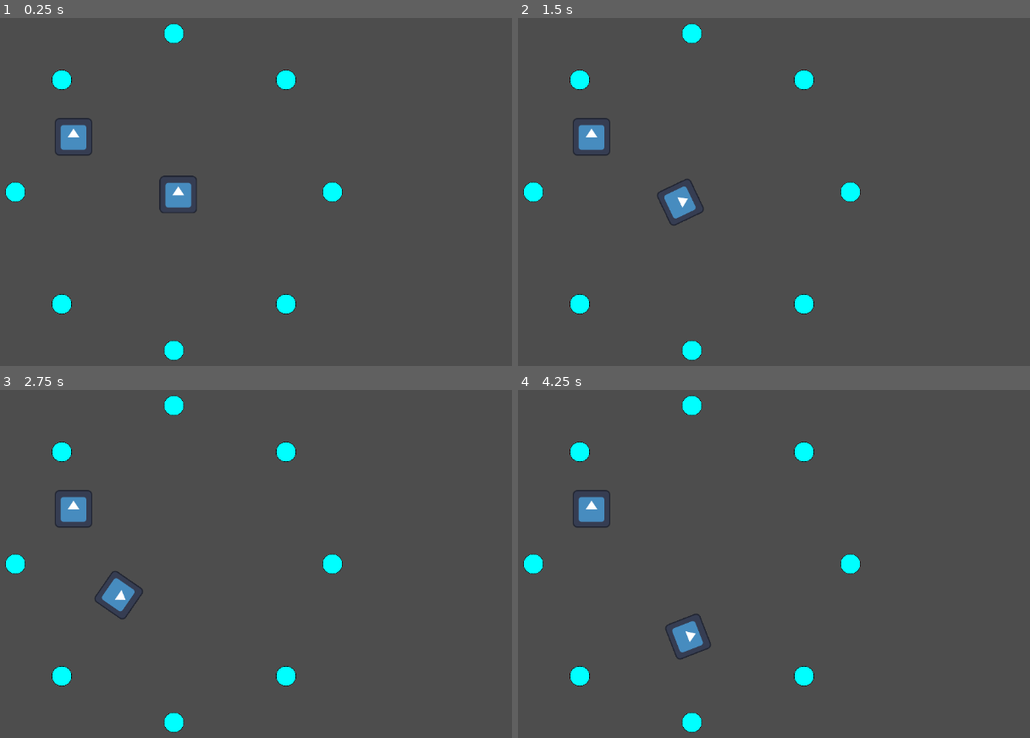
Above: before the commit, frames 1-4 (two rows, left to right).
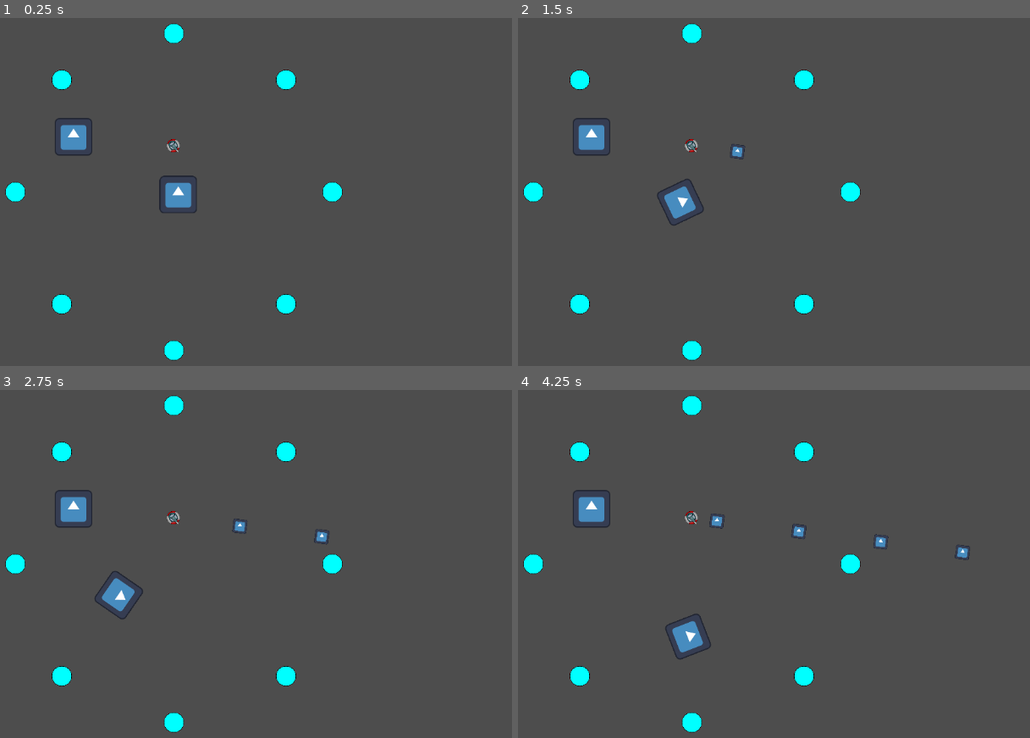
Above: after the commit, the same moments.

Repository: DarkerQueenSara/wave-defense
Game: Godot game, scene res://scenes/main_scene.tscn
Two runs of this game, one before a commit and one after it. Both use one fixed random seed, a clock stepped at 60 frames per second and the inputs below. The engine's default icon, where the game draws it, is replaced by a stand-in: a white triangle on a blue panel in a dark square.
Inputs:
- Up to frame 1 (0.25 s): no input
- Up to frame 2 (1.5 s): tap Enter at 0.5 s; hold Right (right) 0.53-1.28 s; tap X (towerMagnet) at 0.6 s; tap Z (towerNormal) at 0.8, 1.35 s; hold Down (down) from 1.28 s (still down)
- Up to frame 3 (2.75 s): tap C (towerRepel) at 1.55, 2.1 s; release Down (down) at 2.03 s; hold Right (right) from 2.03 s (still down); tap X (towerMagnet) at 2.3 s
- Up to frame 4 (4.25 s): release Right (right) at 2.78 s; hold Up (up) 2.78-3.53 s; tap X (towerMagnet) at 2.85 s; tap Z (towerNormal) at 3.05, 3.6 s; hold A (left) from 3.53 s (still down); tap C (towerRepel) at 3.8 s

The runs differ from the first frame. In frame 1, less than 0.1% of the frame differs, in the area x 32-36%, y 34-39%; in frame 2, 0.1%; in frame 3, 0.2%; in frame 4, 0.4%, in the area x 32-89%, y 34-49%.

Commit message:
fixed bug in bullet

Diff:
--- a/project.godot
+++ b/project.godot
@@ -24,6 +24,7 @@
 resource=""
 player=""
 tower=""
+enemies=""
 
 [input]
 
--- a/scenes/bullet.tscn
+++ b/scenes/bullet.tscn
@@ -1,16 +1,19 @@
-[gd_scene load_steps=3 format=3 uid="uid://cpsyannjrr76s"]
+[gd_scene load_steps=4 format=3 uid="uid://cpsyannjrr76s"]
 
 [ext_resource type="Script" path="res://scripts/bullet.gd" id="1_7w8gn"]
+[ext_resource type="Texture2D" uid="uid://dpwdebvfesywv" path="res://icon.svg" id="2_2vkci"]
 
 [sub_resource type="CircleShape2D" id="CircleShape2D_ynf11"]
+radius = 176.284
 
 [node name="Bullet" type="Area2D"]
 script = ExtResource("1_7w8gn")
+
+[node name="Sprite2D" type="Sprite2D" parent="."]
+texture = ExtResource("2_2vkci")
 
 [node name="CollisionShape2D" type="CollisionShape2D" parent="."]
 scale = Vector2(0.5, 0.5)
 shape = SubResource("CircleShape2D_ynf11")
 
-[node name="Sprite2D" type="Sprite2D" parent="."]
-
 [connection signal="body_entered" from="." to="." method="_on_body_entered"]
--- a/scenes/dummy_enemy.tscn
+++ b/scenes/dummy_enemy.tscn
@@ -15,7 +15,7 @@
 scale = Vector2(0.1, 0.1)
 texture = ExtResource("1_7q7wg")
 
-[node name="RigidBody2D" type="RigidBody2D" parent="."]
+[node name="RigidBody2D" type="RigidBody2D" parent="." groups=["enemies"]]
 
 [node name="CollisionShape2D" type="CollisionShape2D" parent="RigidBody2D"]
 scale = Vector2(3.5, 3.5)
--- a/scenes/fast_enemy.tscn
+++ b/scenes/fast_enemy.tscn
@@ -5,3 +5,7 @@
 [node name="FastEnemy" instance=ExtResource("1_k15jd")]
 enemySpeed = 30.0
 enemyDamage = 2
+enemyHealth = 1
+
+[node name="RigidBody2D" parent="." index="1"]
+gravity_scale = 0.0
--- a/scenes/magnet.tscn
+++ b/scenes/magnet.tscn
@@ -1,7 +1,11 @@
-[gd_scene load_steps=3 format=3 uid="uid://c2kscjm3ieb20"]
+[gd_scene load_steps=4 format=3 uid="uid://c2kscjm3ieb20"]
 
 [ext_resource type="PackedScene" uid="uid://nllg77omh6tn" path="res://scenes/turret_base.tscn" id="1_ecm02"]
 [ext_resource type="Script" path="res://scripts/magnet.gd" id="2_inptv"]
+[ext_resource type="Texture2D" uid="uid://drl68vjx6ccwu" path="res://sprites/T2.png" id="3_l8kci"]
 
 [node name="Magnet" instance=ExtResource("1_ecm02")]
 script = ExtResource("2_inptv")
+
+[node name="Sprite2D" parent="." index="0"]
+texture = ExtResource("3_l8kci")
--- a/scenes/main_scene.tscn
+++ b/scenes/main_scene.tscn
@@ -8,6 +8,7 @@
 [ext_resource type="PackedScene" uid="uid://brdjr7mn07rd" path="res://scenes/player.tscn" id="4_uuxnm"]
 [ext_resource type="PackedScene" uid="uid://nof136r48xpt" path="res://scenes/wave.tscn" id="5_pfcyh"]
 [ext_resource type="PackedScene" uid="uid://0mov2oufl77v" path="res://scenes/resource.tscn" id="5_vbinm"]
+[ext_resource type="PackedScene" uid="uid://d0xdt4jxlkvxw" path="res://scenes/projectile_turret.tscn" id="9_yxfak"]
 
 [node name="MainScene" type="Node2D"]
 
@@ -21,7 +22,6 @@
 
 [node name="WaterWaveTimer" type="Timer" parent="."]
 wait_time = 10.0
-autostart = true
 
 [node name="CenterIsland" type="Node2D" parent="."]
 
@@ -106,5 +106,8 @@
 
 [node name="WaveSpawner" type="Node2D" parent="."]
 
+[node name="ProjectileTurret" parent="." instance=ExtResource("9_yxfak")]
+position = Vector2(-3, -158)
+
 [connection signal="timeout" from="EnemyWaveTimer" to="SpawnPointHolder" method="_on_wave_timer_timeout"]
 [connection signal="timeout" from="WaterWaveTimer" to="SpawnPointHolder" method="_on_water_wave_timer_timeout"]
--- a/scenes/normal_enemy.tscn
+++ b/scenes/normal_enemy.tscn
@@ -5,4 +5,7 @@
 [node name="NormalEnemy" instance=ExtResource("1_c8cfx")]
 enemySpeed = 20.0
 enemyDamage = 5
-enemyHealth = 5
+enemyHealth = 1
+
+[node name="RigidBody2D" parent="." index="1"]
+gravity_scale = 0.0
--- a/scenes/projectile_turret.tscn
+++ b/scenes/projectile_turret.tscn
@@ -1,13 +1,21 @@
-[gd_scene load_steps=4 format=3 uid="uid://d0xdt4jxlkvxw"]
+[gd_scene load_steps=5 format=3 uid="uid://d0xdt4jxlkvxw"]
 
 [ext_resource type="PackedScene" uid="uid://nllg77omh6tn" path="res://scenes/turret_base.tscn" id="1_r68ck"]
 [ext_resource type="Script" path="res://scripts/projectile_turret.gd" id="2_ol8ld"]
 [ext_resource type="PackedScene" uid="uid://cpsyannjrr76s" path="res://scenes/bullet.tscn" id="3_37qyx"]
+[ext_resource type="Texture2D" uid="uid://bx7w3dfm2n6sh" path="res://sprites/T1.png" id="4_6lk7u"]
 
 [node name="ProjectileTurret" instance=ExtResource("1_r68ck")]
 script = ExtResource("2_ol8ld")
 projectile = ExtResource("3_37qyx")
 
+[node name="Sprite2D" parent="." index="0"]
+rotation = 0.127409
+texture = ExtResource("4_6lk7u")
+
+[node name="CollisionShape2D" parent="Area2D" index="0"]
+scale = Vector2(50, 50)
+
 [node name="Timer" type="Timer" parent="." index="2"]
 autostart = true
 
--- a/scenes/repel.tscn
+++ b/scenes/repel.tscn
@@ -1,7 +1,11 @@
-[gd_scene load_steps=3 format=3 uid="uid://ctmw1pv28juc0"]
+[gd_scene load_steps=4 format=3 uid="uid://ctmw1pv28juc0"]
 
 [ext_resource type="PackedScene" uid="uid://nllg77omh6tn" path="res://scenes/turret_base.tscn" id="1_6em5i"]
 [ext_resource type="Script" path="res://scripts/repel.gd" id="2_i06yp"]
+[ext_resource type="Texture2D" uid="uid://c0v3pdejm3l45" path="res://sprites/T3.png" id="3_pras5"]
 
 [node name="Repel" instance=ExtResource("1_6em5i")]
 script = ExtResource("2_i06yp")
+
+[node name="Sprite2D" parent="." index="0"]
+texture = ExtResource("3_pras5")
--- a/scenes/slow_enemy.tscn
+++ b/scenes/slow_enemy.tscn
@@ -5,4 +5,7 @@
 [node name="SlowEnemy" instance=ExtResource("1_cal3c")]
 scale = Vector2(1.5, 1.5)
 enemyDamage = 10
-enemyHealth = 10
+enemyHealth = 1
+
+[node name="RigidBody2D" parent="." index="1"]
+gravity_scale = 0.0
--- a/scenes/turret_base.tscn
+++ b/scenes/turret_base.tscn
@@ -1,22 +1,26 @@
-[gd_scene load_steps=3 format=3 uid="uid://nllg77omh6tn"]
+[gd_scene load_steps=4 format=3 uid="uid://nllg77omh6tn"]
 
 [ext_resource type="Script" path="res://scripts/turret_base.gd" id="1_epptn"]
+[ext_resource type="Texture2D" uid="uid://dpwdebvfesywv" path="res://icon.svg" id="2_tuc33"]
 
 [sub_resource type="CircleShape2D" id="CircleShape2D_y0xya"]
-radius = 30.0
+radius = 30.0167
 
 [node name="TurretBase" type="Node2D"]
 script = ExtResource("1_epptn")
 
 [node name="Sprite2D" type="Sprite2D" parent="."]
+scale = Vector2(0.375, 0.375)
+texture = ExtResource("2_tuc33")
 
 [node name="Marker2D" type="Marker2D" parent="Sprite2D"]
 position = Vector2(50, 0)
 
-[node name="Area2D" type="Area2D" parent="."]
+[node name="Area2D" type="Area2D" parent="." groups=["tower"]]
 
 [node name="CollisionShape2D" type="CollisionShape2D" parent="Area2D"]
 shape = SubResource("CircleShape2D_y0xya")
 
+[connection signal="area_entered" from="Area2D" to="." method="_on_area_2d_area_entered"]
 [connection signal="body_entered" from="Area2D" to="." method="_on_area_2d_body_entered"]
 [connection signal="body_exited" from="Area2D" to="." method="_on_area_2d_body_exited"]
--- a/scripts/enemy.gd
+++ b/scripts/enemy.gd
@@ -3,7 +3,7 @@
 @export var enemySpeed: float;
 @export var enemyDamage: int;
 @export var enemyHealth: int;
-var currentHealth: int;
+#var currentHealth: int;
 var currentLookAt: Vector2 = Vector2(0,0);
 var spawnPointPos: Vector2;
 
@@ -12,6 +12,8 @@
 	position += transform.x * enemySpeed * delta;
 
 func take_damage():
-	currentHealth -= 1;
-	if (currentHealth < 1):
+	print("took damage")
+	enemyHealth -= 1;
+	print(enemyHealth)
+	if (enemyHealth < 1):
 		self.queue_free();
--- a/scripts/magnet.gd
+++ b/scripts/magnet.gd
@@ -2,8 +2,8 @@
 
 func _on_area_2d_body_entered(body: Node2D) -> void:
 	super(body);
-	body.get_parent().currentLookAt(self.global_position);
+	body.get_parent().look_at(self.global_position);
 
 func _on_area_2d_body_exited(body: Node2D) -> void:
-	super(body);
-	body.get_parent().currentLookAt(Vector2(0,0));
+	#super(body);
+	body.get_parent().look_at(Vector2(0,0));
--- a/scripts/player.gd
+++ b/scripts/player.gd
@@ -38,33 +38,6 @@
 		if Input.is_action_just_pressed(action):
 			place_tower(tower_scenes[action])
 
-	#if (Input.is_action_just_pressed("towerNormal")):
-		#if towersAvailable > 0:
-			#var newTower = PROJECTILE_TURRET.instantiate()
-			#newTower.global_position = global_position
-			#get_parent().add_child(newTower)
-			#towersAvailable -= 1
-		#else:
-			#print("no build")
-	#
-	#if (Input.is_action_just_pressed("towerRepel")):
-		#if towersAvailable > 0:
-			#var newTower = REPEL.instantiate()
-			#newTower.global_position = global_position
-			#get_parent().add_child(newTower)
-			#towersAvailable -= 1
-		#else:
-			#print("no build")
-	#
-	#if (Input.is_action_just_pressed("towerMagnet")):
-		#if towersAvailable > 0:
-			#var newTower = MAGNET.instantiate()
-			#newTower.global_position = global_position
-			#get_parent().add_child(newTower)
-			#towersAvailable -= 1
-		#else:
-			#print("no build")
-
 
 func _on_area_2d_area_entered(area: Area2D) -> void:
 	if (area.is_in_group("resource")):
@@ -73,10 +46,8 @@
 		area.queue_free()
 
 func t_collision_func(tower):
-	print("heu")
 	triggered_objects.append(tower)
 	if (triggered_objects.size() == 2):
-		print("heee")
 		triggered_objects.sort_custom(func(a, b): return a.activation_time > b.activation_time)
 		triggered_objects[0].queue_free()
 		triggered_objects.clear()
--- a/scripts/projectile_turret.gd
+++ b/scripts/projectile_turret.gd
@@ -4,6 +4,11 @@
 
 var enemy;
 
+@onready var collision_shape_2d: CollisionShape2D = $Area2D/CollisionShape2D
+
+func _init() -> void:
+	#collision_shape_2d.scale
+	pass
 func _physics_process(delta: float) -> void:
 	if (enemy_array.size() > 0):
 		select_enemy();
@@ -12,18 +17,47 @@
 func select_enemy():
 	var enemy_progress_array = [];
 	for i in enemy_array:
-		enemy_progress_array.append(i.distance_to(Vector2(0,0)));
+		enemy_progress_array.append(i.global_position.distance_to(Vector2(0,0)));
+		#enemy_progress_array.append(i.global_position.distance_to(global_position));
 	var closest_distance = enemy_progress_array.min();
 	var enemy_index = enemy_progress_array.find(closest_distance);
 	enemy = enemy_array[enemy_index];
+	#enemy = enemy_progress_array[enemy_index];
+	#if enemy_array.is_empty():
+		#return  # Prevent errors if there are no enemies
+	#
+	#var closest_enemy = null
+	#var closest_distance = INF  # Start with a very large number
+	#
+	#for i in enemy_array:
+		#var distance = i.global_position.distance_to(Vector2(0,0))
+		#if distance < closest_distance:
+			#closest_distance = distance
+			#closest_enemy = i
+	#
+	#enemy = closest_enemy  # Assign the closest enemy
 
 func turn():
 	if enemy: $Sprite2D.look_at(enemy.global_position);
 
 func fire():
 	var b = projectile.instantiate();
-	get_tree().root.add_child(b);
+	#get_tree().root.add_child(b);
+	get_parent().add_child(b)
 	b.transform = $Sprite2D/Marker2D.global_transform;
 
 func _on_timer_timeout() -> void:
+	#if !enemy_progress_array.is_empty():
 	fire();
+#
+#func _on_area_2d_body_entered(body: Node2D) -> void:
+	#print("here1")
+	#super(body);
+	##body.get_parent().look_at(self.global_position);
+#
+#func _on_area_2d_body_exited(body: Node2D) -> void:
+	#print("here2")
+	#if (body.is_in_group("enemies")):
+		#print("here3")
+		#super(body);
+	##body.get_parent().look_at(Vector2(0,0));
--- a/scripts/repel.gd
+++ b/scripts/repel.gd
@@ -2,8 +2,8 @@
 
 func _on_area_2d_body_entered(body: Node2D) -> void:
 	super(body);
-	body.get_parent().currentLookAt(body.get_parent().spawnPointPos);
+	body.get_parent().look_at(body.get_parent().spawnPointPos);
 
 func _on_area_2d_body_exited(body: Node2D) -> void:
 	super(body);
-	body.get_parent().currentLookAt(Vector2(0,0));
+	body.get_parent().look_at(Vector2(0,0));
--- a/scripts/spawn_point_holder.gd
+++ b/scripts/spawn_point_holder.gd
@@ -26,14 +26,14 @@
 		return enemyArray[1];
 	return enemyArray[2];
 
-
 func _on_wave_timer_timeout() -> void:
 	currentEnemies += roundf(currentWave * enemyGrowthFactor);
 	for e in currentEnemies:
 		var index = rng.randi_range(0,7);
 		var randomEnemy = getRandomEnemy();
 		var spawnedEnemy = randomEnemy.instantiate();
-		get_tree().get_root().add_child(spawnedEnemy);
+		#get_tree().get_root().add_child(spawnedEnemy);
+		get_parent().add_child(spawnedEnemy);
 		spawnedEnemy.global_position = spawnPoints[index].global_position;
 		spawnedEnemy.look_at(Vector2(0, 0));
 		spawnedEnemy.spawnPointPos = spawnPoints[index].global_position;
--- a/scripts/turret_base.gd
+++ b/scripts/turret_base.gd
@@ -16,12 +16,17 @@
 			t_collision.connect(child.t_collision_func)
 
 func _on_area_2d_body_entered(body: Node2D) -> void:
+	print("add enemy")
 	enemy_array.append(body.get_parent());
 
 func _on_area_2d_body_exited(body: Node2D) -> void:
-	enemy_array.remove(body.get_parent());
+	print("remove enemy")
+	var enemy = body.get_parent()
+	if enemy in enemy_array:
+		enemy_array.erase(enemy)
+	else:
+		print("Enemy not found in array:", enemy)
 
 func _on_area_2d_area_entered(area: Area2D) -> void:
 	if (area.is_in_group("tower")):
-		print("collision")
 		t_collision.emit(self)
Not shown: 1 places in scenes/main_scene.tscn that only renumber resources
Binary file added: sprites/BACKGROUND.png
Not shown, added: sprites/BACKGROUND.png.import
Binary file added: sprites/T1.png
Not shown, added: sprites/T1.png.import
Binary file added: sprites/T2.png
Not shown, added: sprites/T2.png.import
Binary file added: sprites/T3.png
Not shown, added: sprites/T3.png.import
